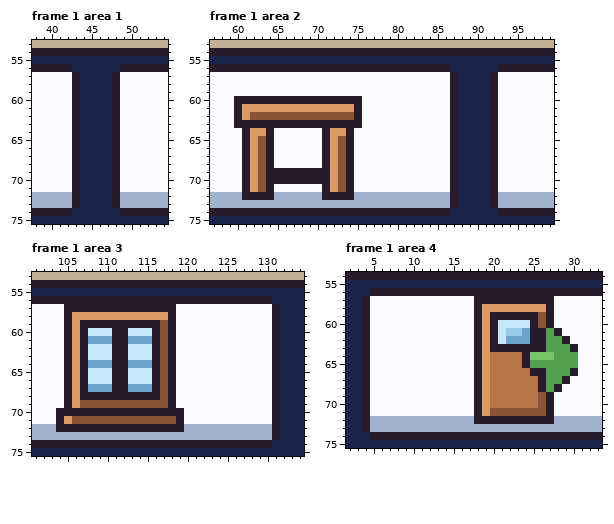
File history of a pixel-art file, ArtSource/Tutorial/tutorial_v2_actionbar.aseprite. Above is the file before it was changed.
136x76 pixels, 2 frames. Colours within 5 levels of each other are drawn and written as one. Shown: frame 1 area 1: x 38..54, y 53..75; frame 1 area 2: x 57..99, y 53..75; frame 1 area 3: x 101..134, y 53..75; frame 1 area 4: x 2..33, y 54..75. The commit also changed other frames or places, which this record leaves out.
Now the later version:
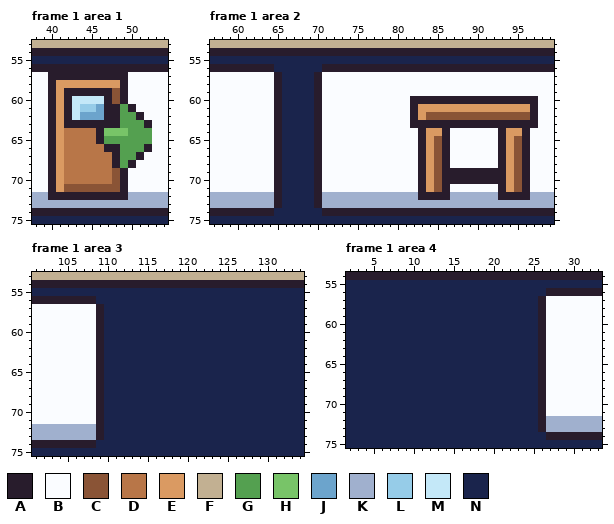
Palette (. is transparent): A #281c2c  B #fafcff  C #8a5436  D #b87648  E #da9a62  F #c2b092  G #54a050  H #78c468  J #6ca4cc  K #a0b0ce  L #96cce8  M #c4e8f8  N #1a244c
Message: Tutorial Page 3 now shows the door and desk Choices.
Changes in this commit:
Changed rows in their new state; - is an unchanged pixel.
Frame 1 area 1:
first column x 40:
56 ---AAAAAA----
57 AAA-AAAA-A---
58 AEEEEEEEEA---
59 AEA-AAAACA---
60 AEAMMMMACA---
61 AEAMLLJA-GA--
62 AEAMJJJA-GGA-
63 AEA-AAAA-GGGA
64 AEDDDDAHHHGGG
65 AEDDDDAGGGGGG
66 AEDDDDDA-GGGA
67 AEDDDDDD-GGA-
68 AEDDDDDD-GA--
69 AEDDDDDDCA---
70 AEDDDDDDCA---
71 AECCCCCCCA---
72 AAA-AAAA-A---
73 ---KKKKKK----
74 ---AAAAAA----
Frame 1 area 2:
first column x 60:
56 -----NNNNNN----------------AAAAAA-----
57 -----ANNNNA----------------BBBBBB-----
58 -----ANNNNA----------------BBBBBB-----
59 -----ANNNNA----------------BBBBBB-----
60 BBBBB-NNNN-BBBBB------AAAAA-AAAA-AAAAA
61 BBBBBANNNNABBBBB------AEEEEEEEEEEEEEEA
62 BBBBBANNNNABBBBB------AECCCCCCCCCCCCCA
63 BBBBB-NNNN-BBBBB------AAAAA-AAAA-AAAAA
64 -BBBBANNNNABBBB--------AEEABBBBBBAEEA-
65 -BBBBANNNNABBBB--------AECABBBBBBAECA-
66 -BBBBANNNNABBBB--------AECABBBBBBAECA-
67 -BBBBANNNNABBBB--------AECABBBBBBAECA-
68 -BBBBANNNNABBBB--------AECABBBBBBAECA-
69 -BBBB-NNNN-BBBB--------AECA-AAAA-AECA-
70 -BBBB-NNNN-BBBB--------AECA-AAAA-AECA-
71 -BBBBANNNNABBBB--------AECABBBBBBAECA-
72 -KKKKANNNNAKKKK--------AAAAKKKKKKAAAA-
73 -----ANNNNA----------------KKKKKK-----
74 -----NNNNNN----------------AAAAAA-----
Frame 1 area 3:
first column x 104:
56 -----NNNNNNNNNNNNNNNNNNNNNN-
57 -BBBB-NNNNNNNNNNNNNNNNNNNNNN
58 -BBBBANNNNNNNNNNNNNNNNNNNNNN
59 -BBBB-NNNNNNNNNNNNNNNNNNNNNN
60 -BBBBANNNNNNNNNNNNNNNNNNNNNN
61 -BBBBANNNNNNNNNNNNNNNNNNNNNN
62 -BBBBANNNNNNNNNNNNNNNNNNNNNN
63 -BBBBANNNNNNNNNNNNNNNNNNNNNN
64 -BBBBANNNNNNNNNNNNNNNNNNNNNN
65 -BBBBANNNNNNNNNNNNNNNNNNNNNN
66 -BBBBANNNNNNNNNNNNNNNNNNNNNN
67 -BBBBANNNNNNNNNNNNNNNNNNNNNN
68 -BBBB-NNNNNNNNNNNNNNNNNNNNNN
69 -BBBBANNNNNNNNNNNNNNNNNNNNNN
70 BBBBB-NNNNNNNNNNNNNNNNNNNNNN
71 BBBBBANNNNNNNNNNNNNNNNNNNNNN
72 KKKKK-NNNNNNNNNNNNNNNNNNNNNN
73 -----ANNNNNNNNNNNNNNNNNNNNNN
74 -----NNNNNNNNNNNNNNNNNNNNNN-
Frame 1 area 4:
first column x 4:
56 -NNNNNNNNNNNNNNNNNNNNNN----
57 NNNNNNNNNNNNNNNNNNNNNN-B---
58 NNNNNNNNNNNNNNNNNNNNNNAB---
59 NNNNNNNNNNNNNNNNNNNNNNAB---
60 NNNNNNNNNNNNNNNNNNNNNNAB---
61 NNNNNNNNNNNNNNNNNNNNNN-BB--
62 NNNNNNNNNNNNNNNNNNNNNN-BBB-
63 NNNNNNNNNNNNNNNNNNNNNN-BBBB
64 NNNNNNNNNNNNNNNNNNNNNNABBBB
65 NNNNNNNNNNNNNNNNNNNNNNABBBB
66 NNNNNNNNNNNNNNNNNNNNNN-BBBB
67 NNNNNNNNNNNNNNNNNNNNNN-BBB-
68 NNNNNNNNNNNNNNNNNNNNNN-BB--
69 NNNNNNNNNNNNNNNNNNNNNNAB---
70 NNNNNNNNNNNNNNNNNNNNNNAB---
71 NNNNNNNNNNNNNNNNNNNNNNAB---
72 NNNNNNNNNNNNNNNNNNNNNN-K---
73 NNNNNNNNNNNNNNNNNNNNNNA----
74 -NNNNNNNNNNNNNNNNNNNNNN----
Boxes around the changes in both pictures, in picture pixels (x1, y1, x2, y2):
changed: (48, 64, 152, 216)
changed: (234, 64, 362, 216)
changed: (410, 64, 538, 216)
changed: (56, 296, 280, 448)
changed: (362, 288, 578, 440)
